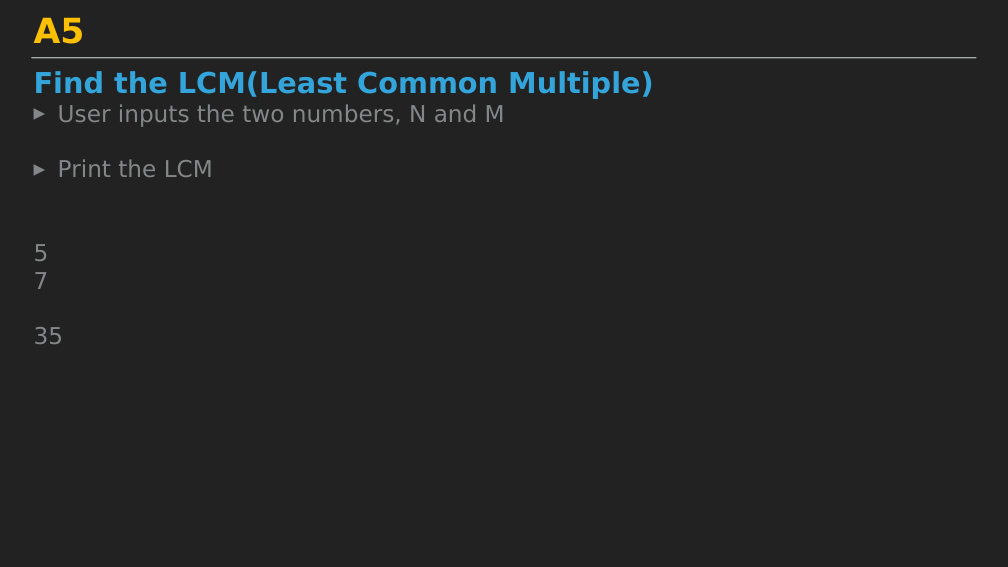
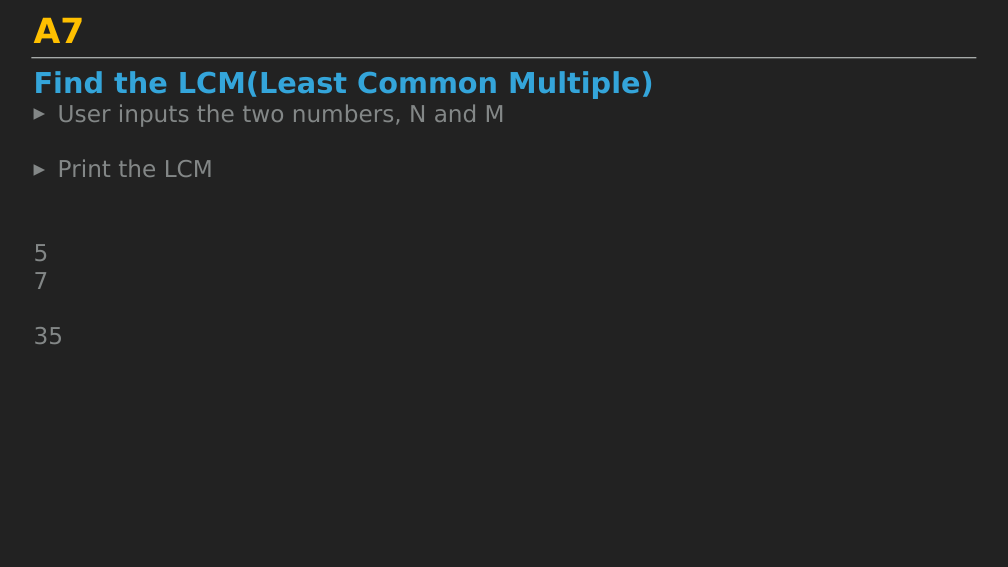
Before and after one commit to KyuseokKim/MyFiles, a slide deck: slide 7 of 기본프로그래밍_Java_002(자쌈빠)_A1.pptx (slide 6 before the commit). Drawn at 1008x567 pixels with LibreOffice and Linux fonts; fonts in the diff are those of the drawing. Boxes give left, top, right and bottom in pixels: in the first picture for what was removed or moved away, otherwise in the second. Text is boxed around its words. In the diff, an @@ line names an element or a change of style, - is before the commit and + after.

```diff
--- a/기본프로그래밍_Java_002(자쌈빠)_A1.pptx
+++ b/기본프로그래밍_Java_002(자쌈빠)_A1.pptx
@@ text at [34,17,85,43]: text changed @@
-A5
+A7
```
Also in this commit, not shown: 6 other slides changed, 1 slide added, 1 other file.
